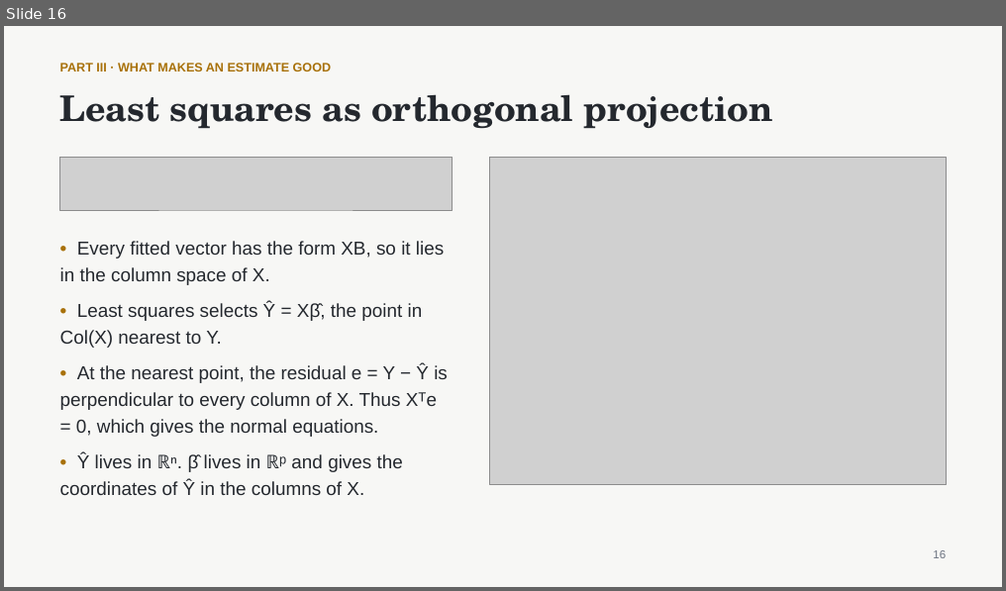
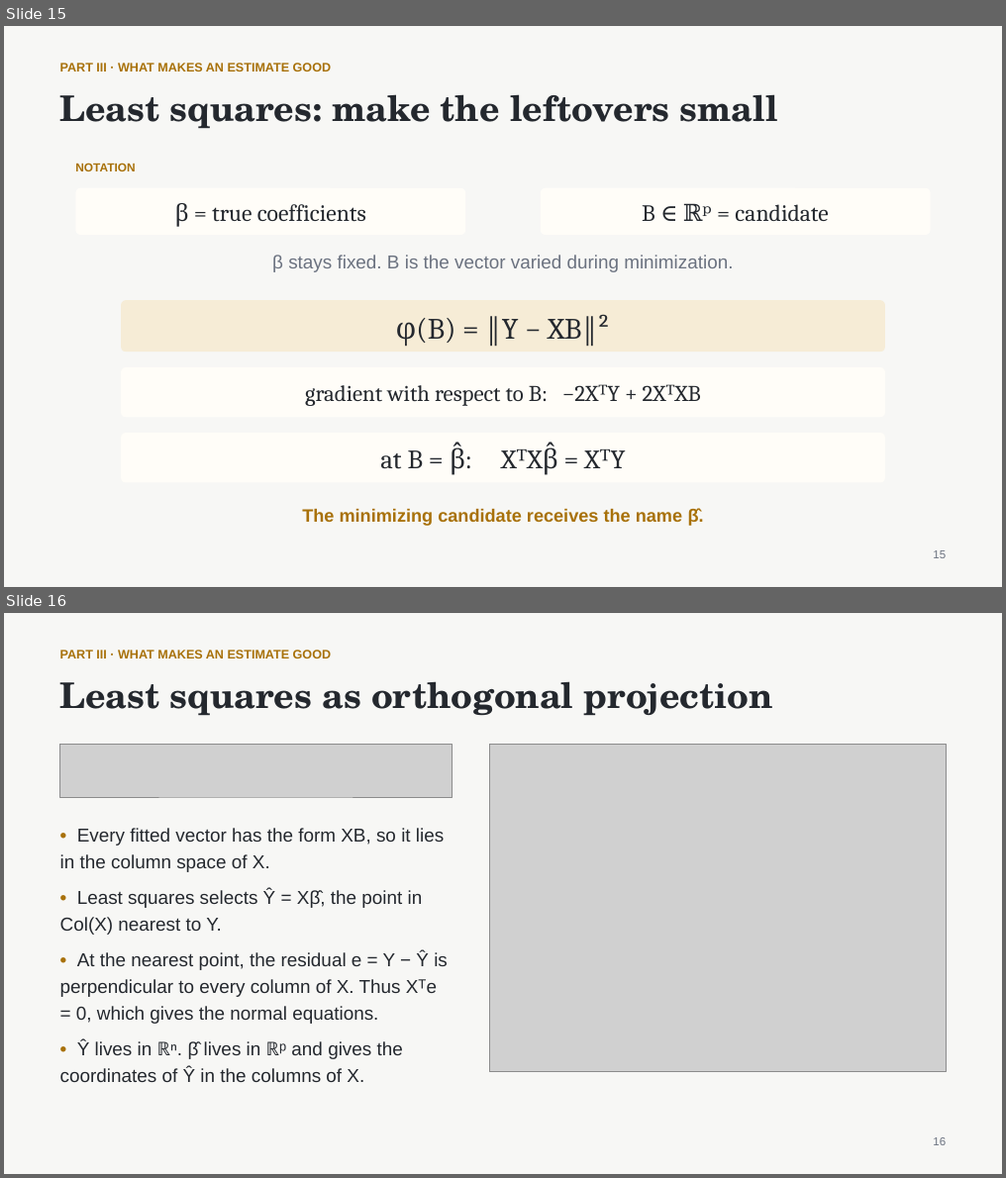
Before and after one commit to nurdauletakhanov/ReadingLab, a slide deck: public/slides/session-0-least-squares-foundations.pptx. Shown one above the other, each under a label of ours: slide 16 before the commit, slides 15 and 16 after it. The pictures are 1006x591 and 1006x1178 pixels, drawn with LibreOffice and Linux fonts; fonts in the diff are those of the drawing; grey boxes stand for pictures. Boxes give left, top, right and bottom in pixels: in the first picture for what was removed or moved away, otherwise in the second. Text is boxed around its words. In the diff, an @@ line names an element or a change of style, - is before the commit and + after.

Commit message:
Clarify covariance and Gauss-Markov notation

```diff
--- a/public/slides/session-0-least-squares-foundations.pptx
+++ b/public/slides/session-0-least-squares-foundations.pptx
@@ slide 15 added at [4, 26, 1002, 587], background #F7F7F5 @@
@@ text added at [60, 63, 331, 72], 12 pt, text #A8710A, bold @@
+PART III · WHAT MAKES AN ESTIMATE GOOD
@@ text added at [60, 94, 778, 129], 34 pt, text #24282E, bold @@
+Least squares: make the leftovers small
@@ text added at [75, 163, 135, 172], 11.2 pt, text #A8710A, bold @@
+NOTATION
@@ rounded rectangle added at [76, 188, 466, 235], fill #FFFDF8, 22.5 pt, text #24282E @@
+β = true coefficients
@@ rounded rectangle added at [541, 188, 931, 235], fill #FFFDF8, 22.5 pt, text #24282E @@
+B ∈ ℝᵖ = candidate
@@ text added at [272, 255, 733, 273], 18 pt, text #6B7280 @@
+β stays fixed. B is the vector varied during minimization.
@@ rounded rectangle added at [121, 301, 885, 353], fill #F6ECD6, 28.5 pt, text #24282E @@
+φ(B) = ‖Y − XB‖²
@@ rounded rectangle added at [121, 368, 885, 417], fill #FFFDF8, 21.8 pt, text #24282E @@
+gradient with respect to B: −2XᵀY + 2XᵀXB
@@ rounded rectangle added at [121, 433, 885, 483], fill #FFFDF8, 25.5 pt, text #24282E @@
+at B = β̂: XᵀXβ̂ = XᵀY
@@ text added at [302, 508, 704, 526], 17.2 pt, text #A8710A, bold @@
+The minimizing candidate receives the name β̂.
@@ text added at [933, 551, 945, 559], 11 pt, text #6B7280 @@
+15
```
Also in this commit, not shown: 2 other slides added, 3 slides removed, 3 other files.
